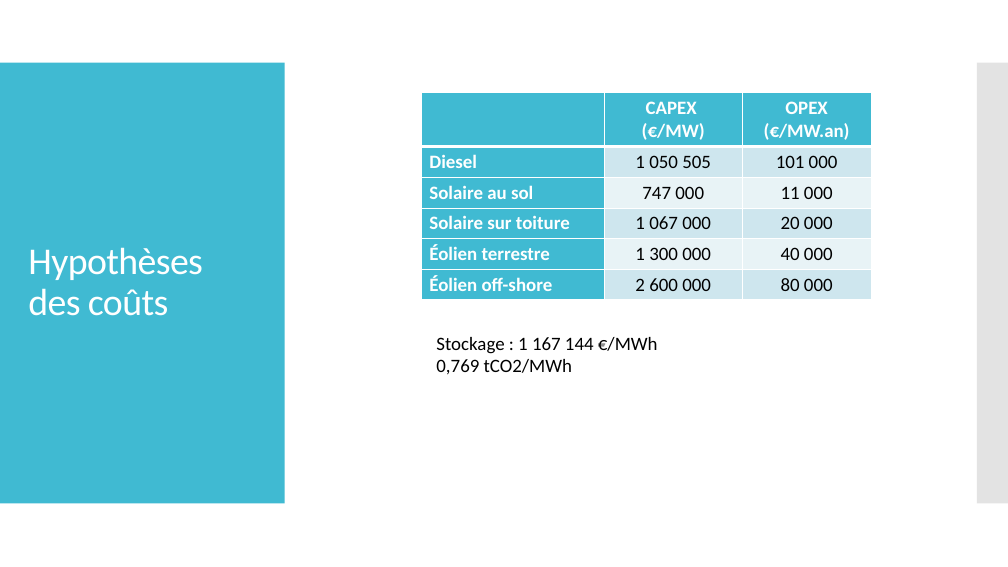
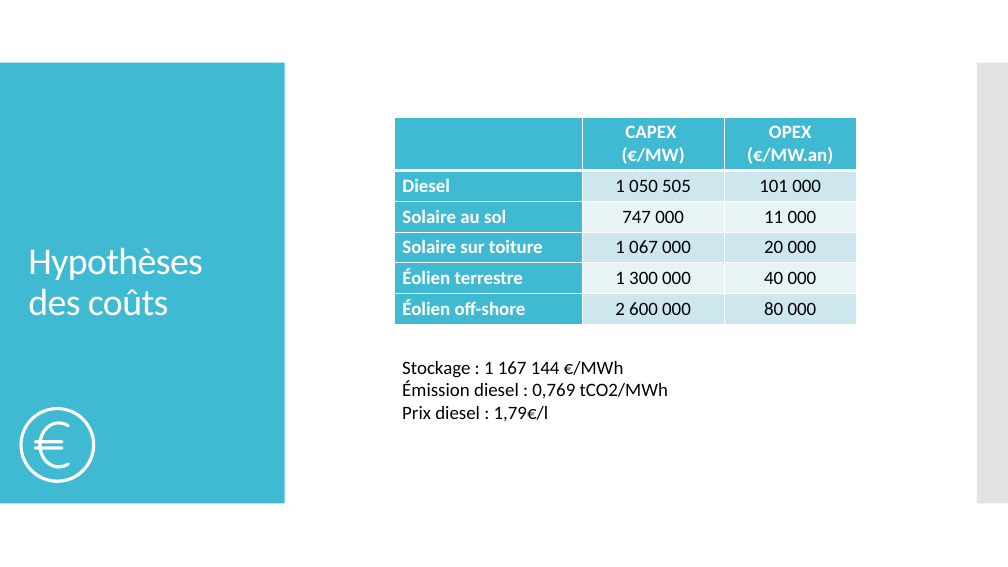
Before and after one commit to cledat/Projet-EA314, a slide deck: slide 11 of rapport.pptx (slide 9 before the commit). Drawn at 1008x567 pixels with LibreOffice and Linux fonts; fonts in the diff are those of the drawing. Boxes give left, top, right and bottom in pixels: in the first picture for what was removed or moved away, otherwise in the second. Text is boxed around its words. In the diff, an @@ line names an element or a change of style, - is before the commit and + after.

```diff
--- a/rapport.pptx
+++ b/rapport.pptx
@@ table: place and size @@
-table at <box>422,93,871,299</box>
+table at <box>395,117,857,324</box>
@@ text "Stockage : 1 167 144 ...": place and size @@
-text "Stockage : 1 167 144 ..." at <box>436,337,658,375</box>
+text "Stockage : 1 167 144 ..." at <box>402,361,668,421</box>
@@ text at <box>402,381,668,421</box>: text changed @@
-0,769 tCO2/MWh
+Émission diesel : 0,769 tCO2/MWh
+Prix diesel : 1,79€/l
@@ freeform shape added at <box>20,407,95,482</box>, fill #FFFFFF @@
@@ freeform shape added at <box>34,421,70,469</box>, fill #FFFFFF @@
```
Also in this commit, not shown: 14 other slides changed, 2 slides added, 1 slide removed, 1 other file.
